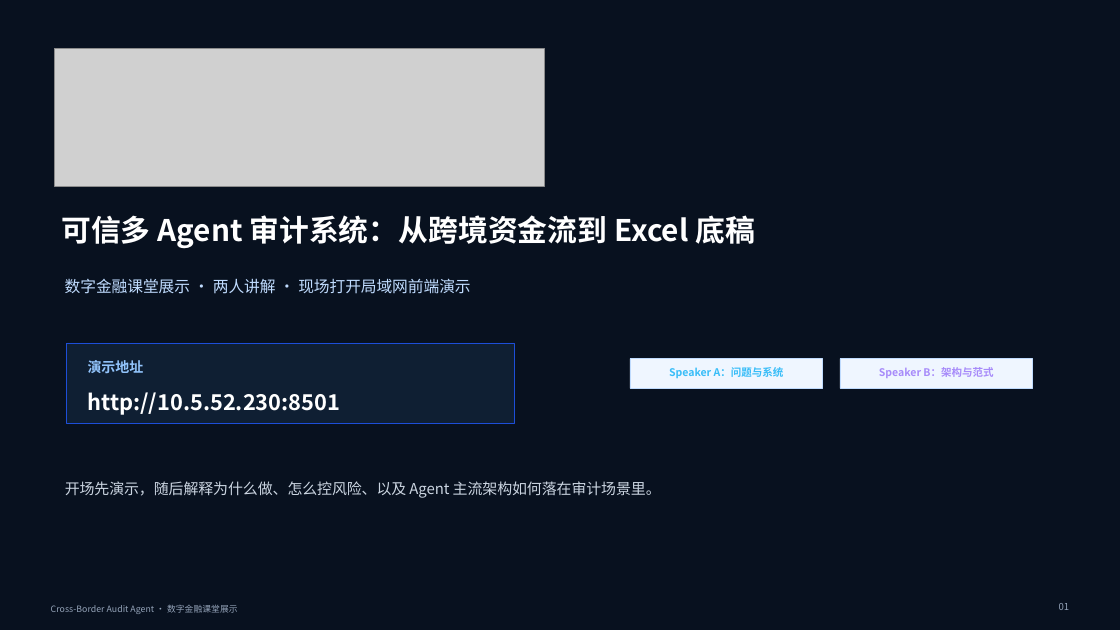
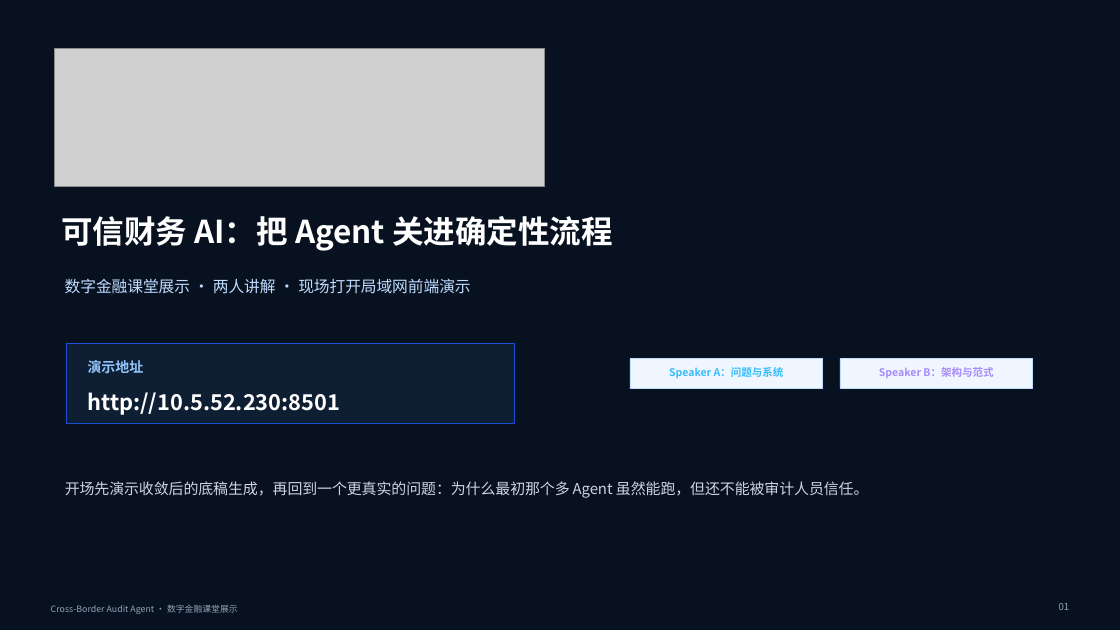
Before and after one commit to wangzichang224-design/cross_border_audit_agent, a slide deck: slide 1 of deliverables/cross-border-audit-agent-class-demo.pptx. Drawn at 1120x630 pixels with LibreOffice and Linux fonts; fonts in the diff are those of the drawing; grey boxes stand for pictures. Boxes give left, top, right and bottom in pixels: in the first picture for what was removed or moved away, otherwise in the second. Text is boxed around its words. In the diff, an @@ line names an element or a change of style, - is before the commit and + after.

Commit message:
docs: align class deck with finance agent reflections

```diff
--- a/deliverables/cross-border-audit-agent-class-demo.pptx
+++ b/deliverables/cross-border-audit-agent-class-demo.pptx
@@ text at (x1=61, y1=216, x2=613, y2=251): text changed; size 25.5 to 27 pt @@
-可信多 Agent 审计系统：从跨境资金流到 Excel 底稿
+可信财务 AI：把 Agent 关进确定性流程
@@ text at (x1=65, y1=481, x2=869, y2=498): text changed @@
-开场先演示，随后解释为什么做、怎么控风险、以及 Agent 主流架构如何落在审计场景里。
+开场先演示收敛后的底稿生成，再回到一个更真实的问题：为什么最初那个多 Agent 虽然能跑，但还不能被审计人员信任。
```
Also in this commit, not shown: 3 other slides changed, 8 slides added, 8 slides removed, 1 other file.
